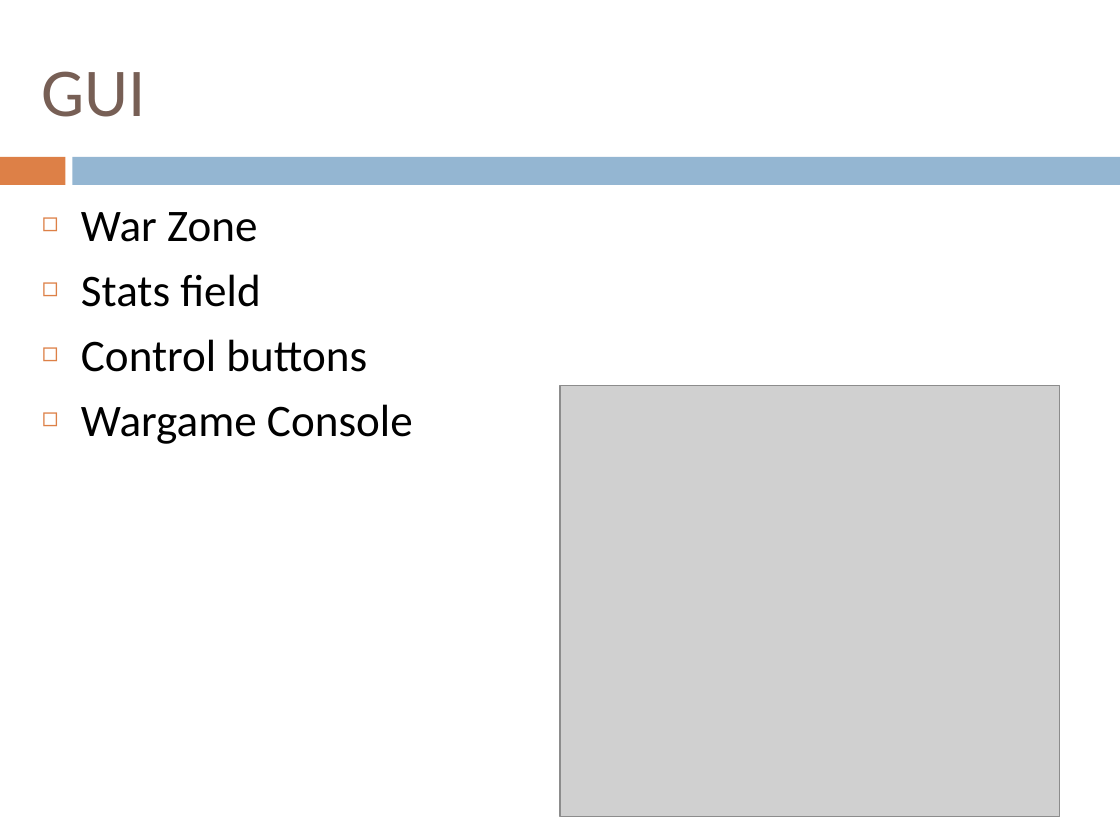
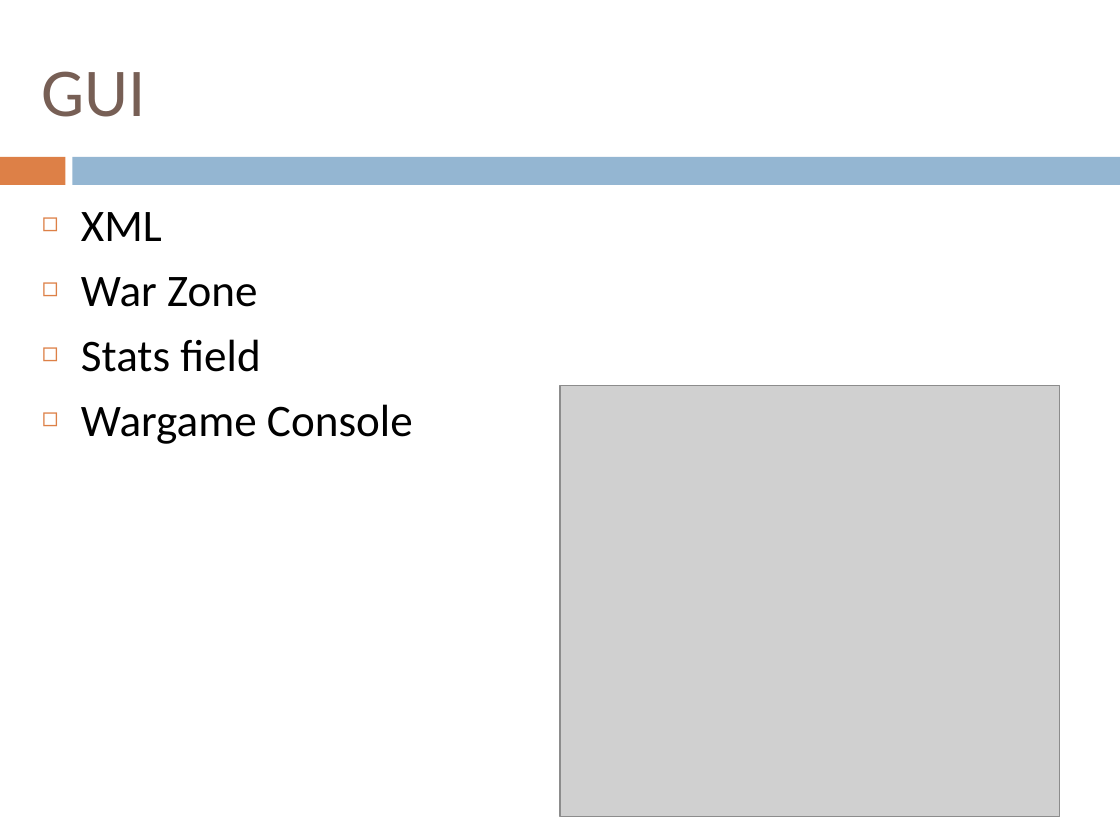
Before and after one commit to henrikklarup/sw402a, a slide deck: slide 25 of Project/præsentation/lasse.pptx. Drawn at 1120x840 pixels with LibreOffice and Linux fonts; fonts in the diff are those of the drawing; grey boxes stand for pictures. Boxes give left, top, right and bottom in pixels: in the first picture for what was removed or moved away, otherwise in the second. Text is boxed around its words. In the diff, an @@ line names an element or a change of style, - is before the commit and + after.

```diff
--- a/Project/præsentation/lasse.pptx
+++ b/Project/præsentation/lasse.pptx
@@ text at (81,212,162,241): paragraph added @@
+◻ XML
@@ text at (81,339,367,372): paragraph removed @@
-◻ Control buttons
```
Also in this commit, not shown: 3 other slides changed.
